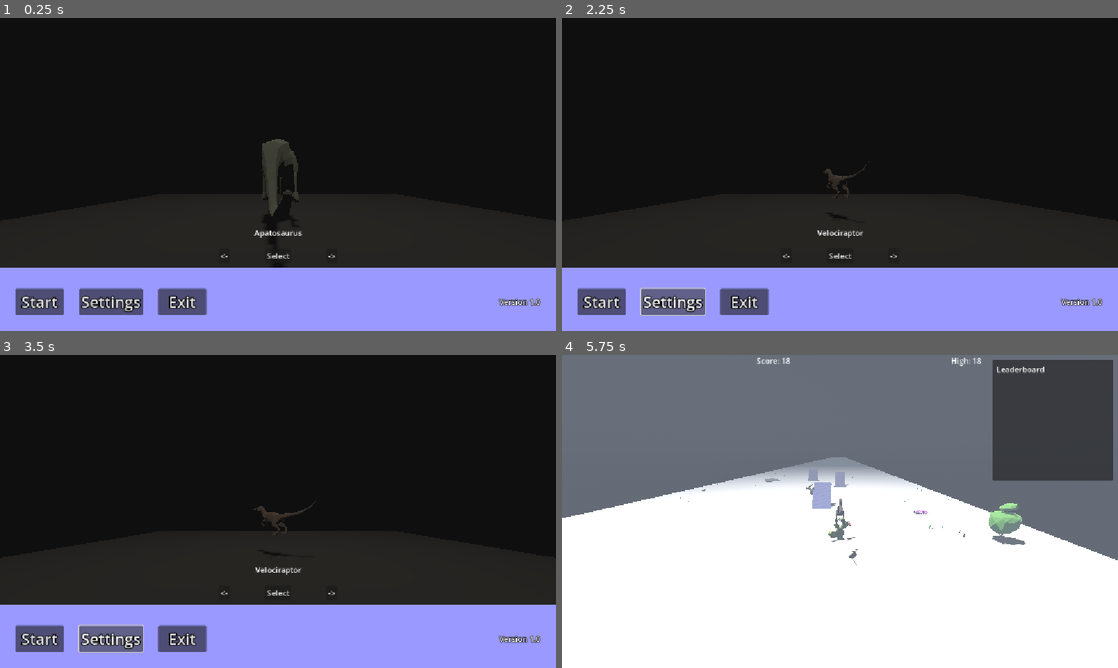
Above: before the commit, frames 1-4 (two rows, left to right).
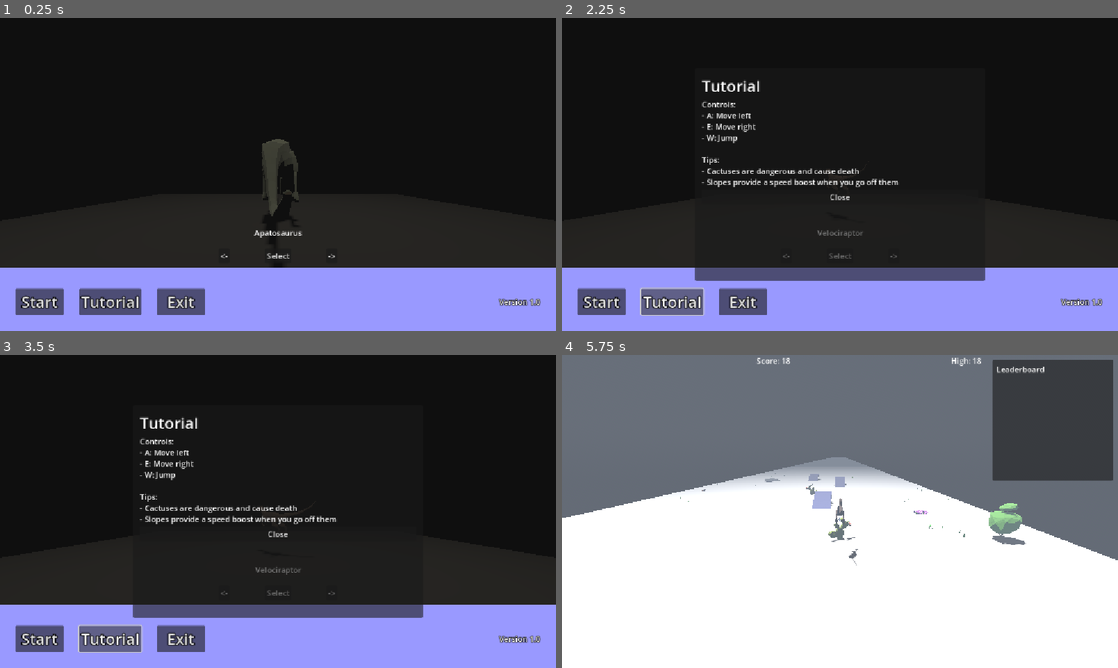
Above: after the commit, the same moments.

Repository: Snabes06/endless-relay
Game: Godot game, scene res://ui/StartMenu.tscn
Same seed, same stepped clock (60 frames per second), same inputs: the game is played once before the commit and once after it.
Inputs (mouse positions are in pixels of both pictures, inside the frame that each line leads up to):
- Up to frame 1 (0.25 s): no input
- Up to frame 2 (2.25 s): click "<-" at 0.5 s; click "Select" at 1.25 s; click (673, 302) at 2 s, where only the run before the commit has a clickable "Settings"
- Up to frame 3 (3.5 s): click (111, 639) at 2.75 s, where only the run after the commit has a clickable "Tutorial"
- Up to frame 4 (5.75 s): click "Start" at 3.5 s; tap Enter at 4.25 s; hold D (move_right) 4.28-5.03 s; tap C (slide) at 4.35 s; tap W (jump) at 4.52, 5.27 s; hold S from 5.03 s (still down); tap Shift (sprint) at 5.1 s

The runs differ from the first frame. In frame 1, 0.6% of the frame differs, in the area x 14-38%, y 86-95%; in frame 2, 4.3%; in frame 3, 4.3%, in the area x 14-77%, y 19-96%; in frame 4, 0.2%.

Commit message:
feat: Add tutorial panel to StartMenu and implement tutorial display functionality

Diff:
--- a/scenes/main.tscn
+++ b/scenes/main.tscn
@@ -13,6 +13,11 @@
 [ext_resource type="Script" path="res://scripts/decoration_manager.gd" id="70"]
 [ext_resource type="Material" path="res://resources/materials/cel_toon_material.tres" id="71"]
 
+[sub_resource type="FogMaterial" id="30"]
+density = 0.085
+albedo = Color(0.85, 0.9, 1, 1)
+edge_fade = 0.4
+
 [sub_resource type="PhysicalSkyMaterial" id="10"]
 
 [sub_resource type="Sky" id="11"]
@@ -24,32 +29,18 @@
 sky = SubResource("11")
 ambient_light_color = Color(0.5, 0.5, 0.5, 1)
 fog_enabled = true
-fog_color = Color(0.75, 0.85, 1, 1)
 fog_density = 0.065
 fog_sky_affect = 0.55
 fog_depth_curve = 1.3
 fog_depth_begin = 15.0
-fog_height_enabled = true
-fog_height_min = -1.0
-fog_height_max = 2.5
-
-# Enable volumetric fog so FogVolume is visible
-volumetric_fog_enabled = true
-volumetric_fog_density = 0.05
+volumetric_fog_ambient_inject = 0.2
 volumetric_fog_sky_affect = 0.6
-volumetric_fog_ambient_inject = 0.2
-volumetric_fog_length = 64.0
 
 [sub_resource type="BoxMesh" id="20"]
 size = Vector3(40, 1, 2000)
 
 [sub_resource type="BoxShape3D" id="21"]
 size = Vector3(40, 1, 2000)
-
-[sub_resource type="FogMaterial" id="30"]
-density = 0.085
-albedo = Color(0.85, 0.9, 1, 1)
-edge_fade = 0.4
 
 [node name="Main" type="Node3D"]
 script = ExtResource("13")
@@ -61,6 +52,10 @@
 transform = Transform3D(1, 0, 0, 0, 1, 0, 0, 0, 1, 0, 3, 8)
 current = true
 script = ExtResource("14")
+
+[node name="SurroundFog" type="FogVolume" parent="Camera3D"]
+size = Vector3(120, 10, 160)
+material = SubResource("30")
 
 [node name="WorldEnvironment" type="WorldEnvironment" parent="."]
 environment = SubResource("12")
@@ -102,8 +97,3 @@
 script = ExtResource("70")
 min_scale = 0.85
 max_scale = 1.35
-
-[node name="SurroundFog" type="FogVolume" parent="Camera3D"]
-transform = Transform3D(1, 0, 0, 0, 1, 0, 0, 0, 1, 0, 0, 0)
-size = Vector3(120, 10, 160)
-material = SubResource("30")
--- a/scenes/slope.tscn
+++ b/scenes/slope.tscn
@@ -1,4 +1,6 @@
-[gd_scene load_steps=5 format=3]
+[gd_scene load_steps=6 format=3]
+
+[ext_resource type="Script" path="res://scripts/slope_boost.gd" id="1"]
 
 [sub_resource type="StandardMaterial3D" id=1]
 albedo_color = Color(0.4, 0.4, 0.6, 1.0)
@@ -18,8 +20,8 @@
 [node name="SlopeBody" type="StaticBody3D" parent="."]
 collision_layer = 1
 collision_mask = 1
-# 40 degrees incline: cos(40°)=0.766044, sin(40°)=0.642788
-transform = Transform3D(1, 0, 0, 0, 0.766044, -0.642788, 0, 0.642788, 0.766044, 0, 0.0, 0)
+# 20 degrees incline: cos(20°)=0.9396926, sin(20°)=0.3420201
+transform = Transform3D(1, 0, 0, 0, 0.9396926, -0.3420201, 0, 0.3420201, 0.9396926, 0, 0.0, 0)
 
     [node name="SlopeMesh" type="MeshInstance3D" parent="SlopeBody"]
     mesh = SubResource(2)
@@ -27,3 +29,13 @@
 
     [node name="SlopeCollider" type="CollisionShape3D" parent="SlopeBody"]
     shape = SubResource(3)
+
+    [node name="BoostArea" type="Area3D" parent="SlopeBody"]
+    transform = Transform3D(1, 0, 0, 0, 1, 0, 0, 0, 1, 0, 0.6, 3.4)
+    collision_layer = 1
+    collision_mask = 1
+    script = ExtResource("1")
+
+    [node name="BoostShape" type="CollisionShape3D" parent="SlopeBody/BoostArea"]
+    shape = SubResource(3)
+    transform = Transform3D(2.2, 0, 0, 0, 1.2, 0, 0, 0, 1.0, 0, 0, 0)
--- a/scripts/player.gd
+++ b/scripts/player.gd
@@ -33,6 +33,11 @@
 var _model_holder: Node3D = null
 var _anim_player: AnimationPlayer = null
 var _current_anim: String = ""
+
+# Temporary speed boost mechanics (adds to computed forward speed)
+@export var boost_decay_per_sec: float = 3.0
+var _speed_boost: float = 0.0
+var _max_extra_boost: float = 14.0
 
 func _ready():
 	floor_snap_length = 0.6
@@ -112,6 +117,10 @@
 		velocity.z = lateral_v
 	move_and_slide()
 
+	# Decay temporary speed boost
+	if _speed_boost > 0.0:
+		_speed_boost = max(0.0, _speed_boost - boost_decay_per_sec * delta)
+
 	# Animation selection
 	if _anim_player:
 		var on_floor = is_on_floor()
@@ -162,7 +171,7 @@
 		mult = _score_manager.multiplier
 	var max_cap = max_speed + (mult - 1) * 0.8
 	var inc = speed_accel_per_sec * pow(_elapsed, accel_curve_power)
-	return clamp(base_speed + inc, base_speed, max_cap)
+	return clamp(base_speed + inc + _speed_boost, base_speed, max_cap + _max_extra_boost)
 
 # Speed api; get
 func get_current_speed() -> float:
@@ -212,3 +221,8 @@
 	var anim: Animation = _anim_player.get_animation(anim_name)
 	if anim:
 		anim.loop_mode = Animation.LOOP_LINEAR if loop else Animation.LOOP_NONE
+
+# External hooks from game objects to grant a short speed boost (and optional stamina)
+func apply_perfect_stride(_stamina_reward: float, momentum_reward: float) -> void:
+	# Stamina not modeled; momentum_reward converted to temporary speed boost
+	_speed_boost = clamp(_speed_boost + float(momentum_reward), 0.0, _max_extra_boost)
--- /dev/null
+++ b/scripts/slope_boost.gd
@@ -0,0 +1,29 @@
+extends Area3D
+
+@export var momentum_boost: float = 1000
+@export var one_shot: bool = true
+
+func _ready():
+	connect("body_entered", Callable(self, "_on_body_entered"))
+
+func _on_body_entered(body: Node) -> void:
+	if body and body.has_method("apply_perfect_stride"):
+		body.apply_perfect_stride(0.0, momentum_boost)
+		if one_shot:
+			_disable_temporarily()
+
+func _disable_temporarily() -> void:
+	if has_method("set_monitoring"):
+		set_deferred("monitoring", false)
+	visible = false
+	for c in get_children():
+		if c is Timer:
+			c.stop()
+
+func reset():
+	if has_method("set_monitoring"):
+		set_deferred("monitoring", true)
+	visible = true
+	for c in get_children():
+		if c is Timer:
+			c.stop()
--- a/ui/StartMenu.tscn
+++ b/ui/StartMenu.tscn
@@ -145,13 +145,13 @@
 action_mode = 0
 text = "Start"
 
-[node name="Settings" type="Button" parent="Background/Panel/MarginContainer/ButtonContainer"]
+[node name="Tutorial" type="Button" parent="Background/Panel/MarginContainer/ButtonContainer"]
 custom_minimum_size = Vector2(100, 55)
 layout_mode = 2
 theme_override_constants/outline_size = 8
 theme_override_font_sizes/font_size = 32
 action_mode = 0
-text = "Settings"
+text = "Tutorial"
 
 [node name="Exit" type="Button" parent="Background/Panel/MarginContainer/ButtonContainer"]
 custom_minimum_size = Vector2(100, 55)
@@ -166,10 +166,45 @@
 theme_override_constants/outline_size = 5
 text = "Version 1.0"
 horizontal_alignment = 2
+
+[node name="TutorialPanel" type="Panel" parent="Background"]
+visible = false
+layout_mode = 1
+anchors_preset = 8
+anchor_left = 0.5
+anchor_top = 0.5
+anchor_right = 0.5
+anchor_bottom = 0.5
+offset_left = -300.0
+offset_top = -220.0
+offset_right = 300.0
+offset_bottom = 220.0
+
+[node name="VBox" type="VBoxContainer" parent="Background/TutorialPanel"]
+layout_mode = 0
+offset_left = 14.0
+offset_top = 14.0
+offset_right = 586.0
+offset_bottom = 426.0
+
+[node name="Title" type="Label" parent="Background/TutorialPanel/VBox"]
+layout_mode = 2
+theme_override_font_sizes/font_size = 32
+text = "Tutorial"
+
+[node name="Controls" type="RichTextLabel" parent="Background/TutorialPanel/VBox"]
+layout_mode = 2
+fit_content = true
+text = "Controls:\n- A: Move left\n- E: Move right\n- W: Jump\n\nTips:\n- Cactuses are dangerous and cause death\n- Slopes provide a speed boost when you go off them"
+
+[node name="CloseButton" type="Button" parent="Background/TutorialPanel/VBox"]
+layout_mode = 2
+text = "Close"
 
 [connection signal="pressed" from="Background/MarginContainer2/HBoxContainer/Button" to="." method="_on_left_pressed"]
 [connection signal="pressed" from="Background/MarginContainer2/HBoxContainer/Panel/Button" to="." method="_on_pick_pressed"]
 [connection signal="pressed" from="Background/MarginContainer2/HBoxContainer/Button2" to="." method="_on_right_pressed"]
 [connection signal="pressed" from="Background/Panel/MarginContainer/ButtonContainer/Start" to="." method="_on_start_pressed"]
-[connection signal="pressed" from="Background/Panel/MarginContainer/ButtonContainer/Settings" to="." method="_on_settings_pressed"]
+[connection signal="pressed" from="Background/Panel/MarginContainer/ButtonContainer/Tutorial" to="." method="_on_tutorial_pressed"]
 [connection signal="pressed" from="Background/Panel/MarginContainer/ButtonContainer/Exit" to="." method="_on_exit_pressed"]
+[connection signal="pressed" from="Background/TutorialPanel/VBox/CloseButton" to="." method="_on_tutorial_close_pressed"]
--- a/ui/start_menu.gd
+++ b/ui/start_menu.gd
@@ -21,7 +21,19 @@
 		tree.change_scene_to_file("res://scenes/main.tscn")
 
 func _on_settings_pressed() -> void:
-	print("Settings pressed (TODO: implement settings menu)")
+	_show_tutorial()
+func _on_tutorial_pressed() -> void:
+	_show_tutorial()
+
+func _on_tutorial_close_pressed() -> void:
+	var p := get_node_or_null("Background/TutorialPanel")
+	if p:
+		p.visible = false
+
+func _show_tutorial() -> void:
+	var p := get_node_or_null("Background/TutorialPanel")
+	if p:
+		p.visible = true
 
 func _on_exit_pressed() -> void:
 	get_tree().quit()
Not shown, added: scripts/slope_boost.gd.uid
